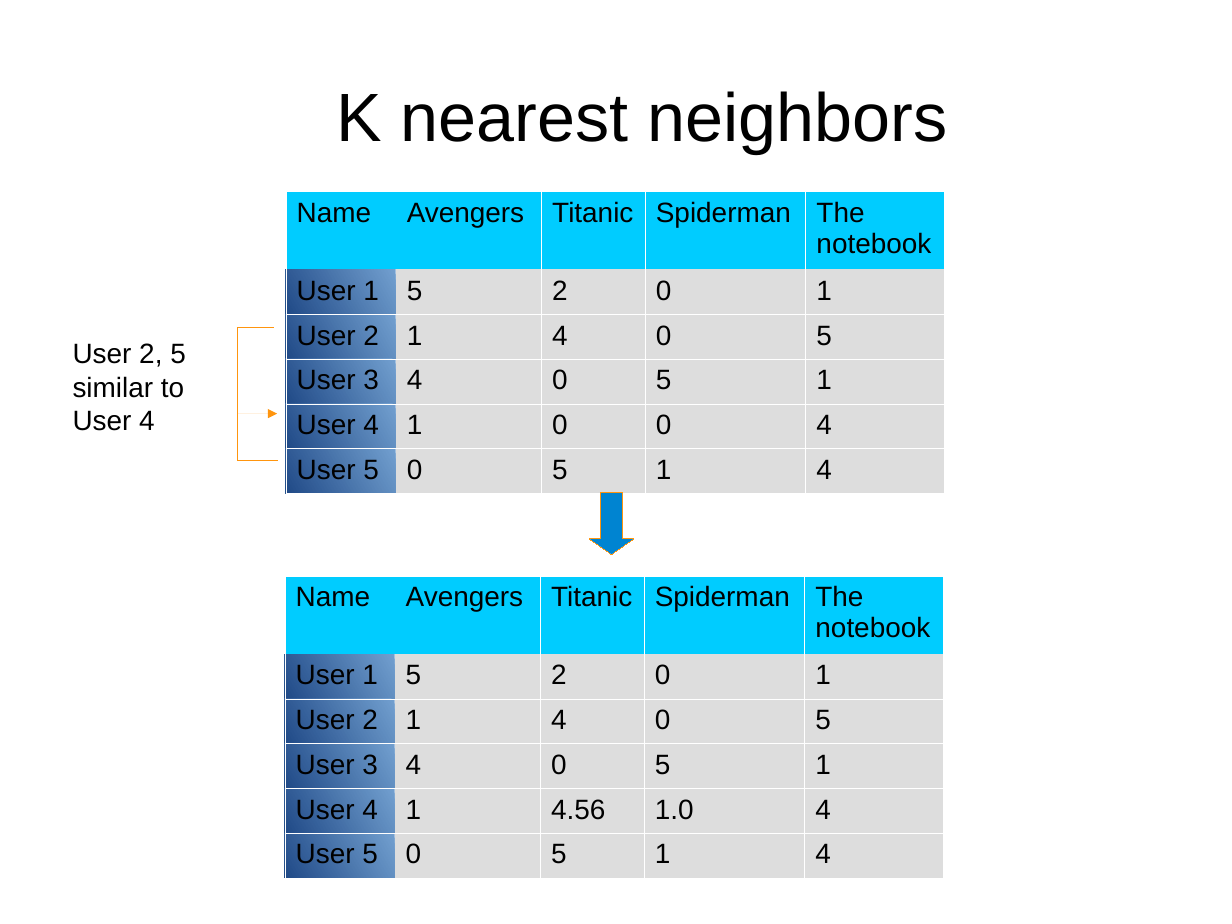
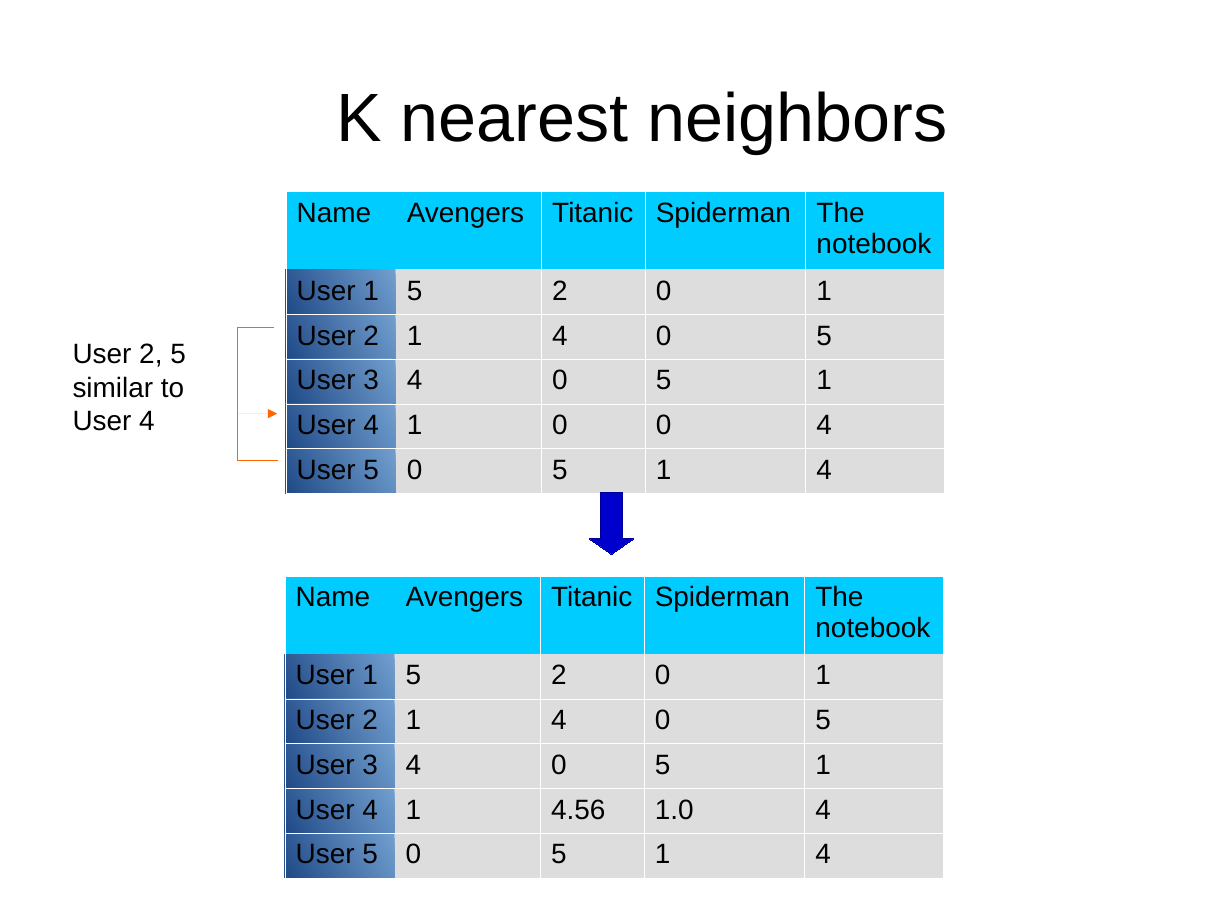
Before and after one commit to DriesSmit/Recommendation-System, a slide deck: slide 10 of Presentation.odp. Drawn at 1232x924 pixels with LibreOffice and Linux fonts; fonts in the diff are those of the drawing. Boxes give left, top, right and bottom in pixels: in the first picture for what was removed or moved away, otherwise in the second. Text is boxed around its words. In the diff, an @@ line names an element or a change of style, - is before the commit and + after.

```diff
--- a/Presentation.odp
+++ b/Presentation.odp
@@ elbow line (238, 414) - (274, 328): stroke #FF950E 0 pt to #FF6600 0 pt @@
@@ arrow (277, 414) - (238, 414): stroke #FF950E 0 pt to #FF6600 0 pt @@
@@ elbow line (238, 414) - (277, 461): stroke #FF950E 0 pt to #FF6600 0 pt @@
@@ down arrow at [590,493,634,555]: fill #0084D1 to #0000CC; outline #FF950E 0 pt to #000099 0 pt @@
```
Also in this commit, not shown: 4 other slides changed, 4 slides added.
